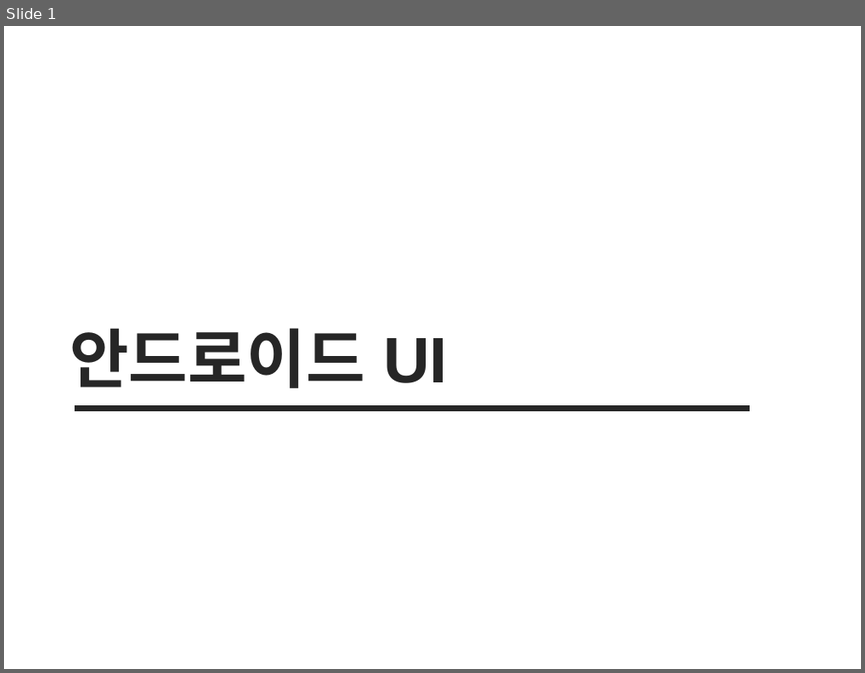
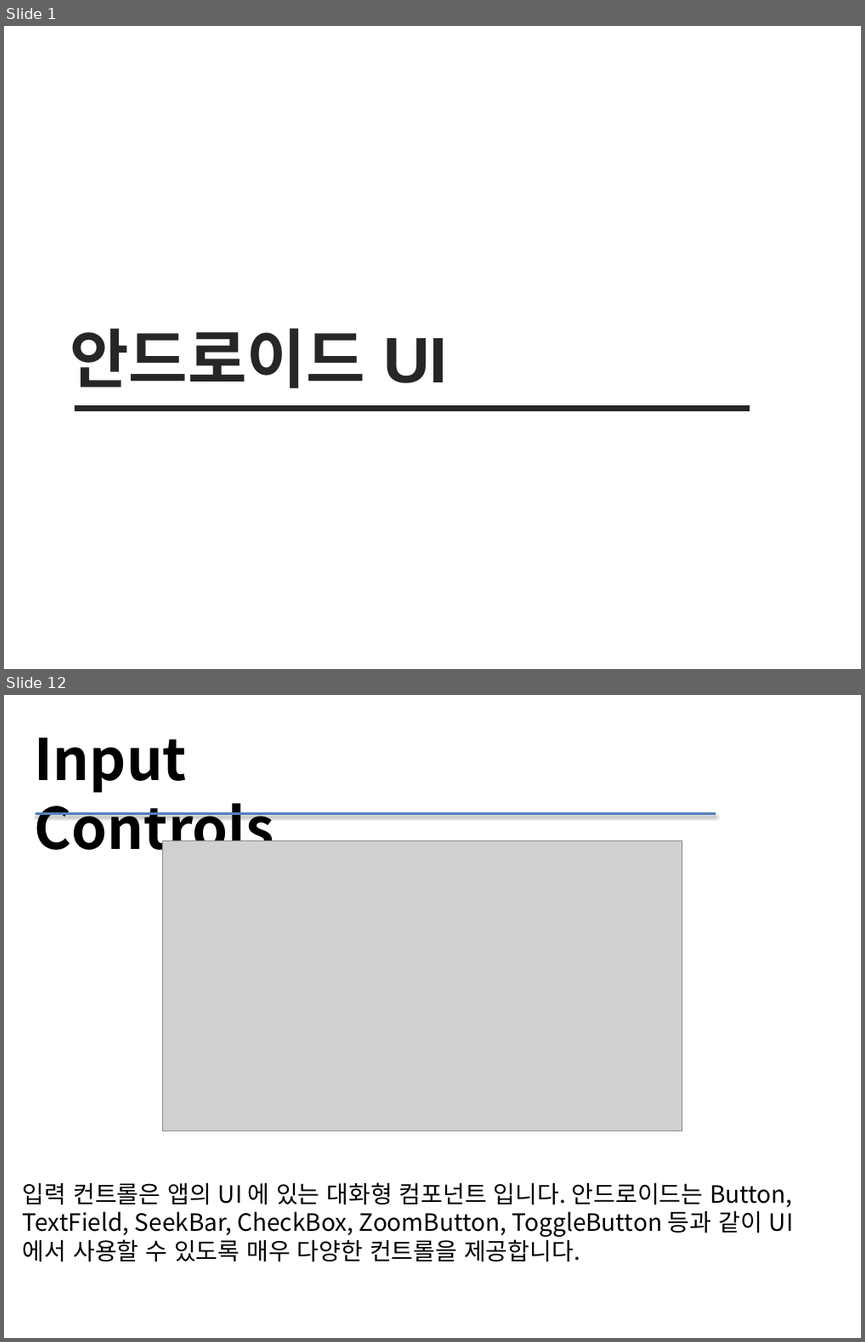
Before and after one commit to sc545/Beacon, a slide deck: 안드로이드 UI.pptx. Shown one above the other, each under a label of ours: slide 1 before the commit, slides 1 and 12 after it; the slides between them are not shown. The pictures are 865x673 and 865x1342 pixels, drawn with LibreOffice and Linux fonts; fonts in the diff are those of the drawing; grey boxes stand for pictures. Boxes give left, top, right and bottom in pixels: in the first picture for what was removed or moved away, otherwise in the second. Text is boxed around its words. In the diff, an @@ line names an element or a change of style, - is before the commit and + after.

```diff
--- a/안드로이드 UI.pptx
+++ b/안드로이드 UI.pptx
@@ slide 12 added at (4, 695, 861, 1338), background #FFFFFF @@
@@ text added at (35, 737, 274, 863), 48 pt, text #000000, bold @@
+Input Controls
@@ line added from (35, 814) to (716, 814), #4F81BD 2 pt @@
@@ picture added at (162, 840, 681, 1130) @@
@@ text added at (23, 1182, 793, 1262), 20 pt, text #000000 @@
+입력 컨트롤은 앱의 UI 에 있는 대화형 컴포넌트 입니다. 안드로이드는 Button, TextField, SeekBar, CheckBox, ZoomButton, ToggleButton 등과 같이 UI 에서 사용할 수 있도록 매우 다양한 컨트롤을 제공합니다.
```
Also in this commit, not shown: 18 other slides added, 15 slides removed, 1 other file.
